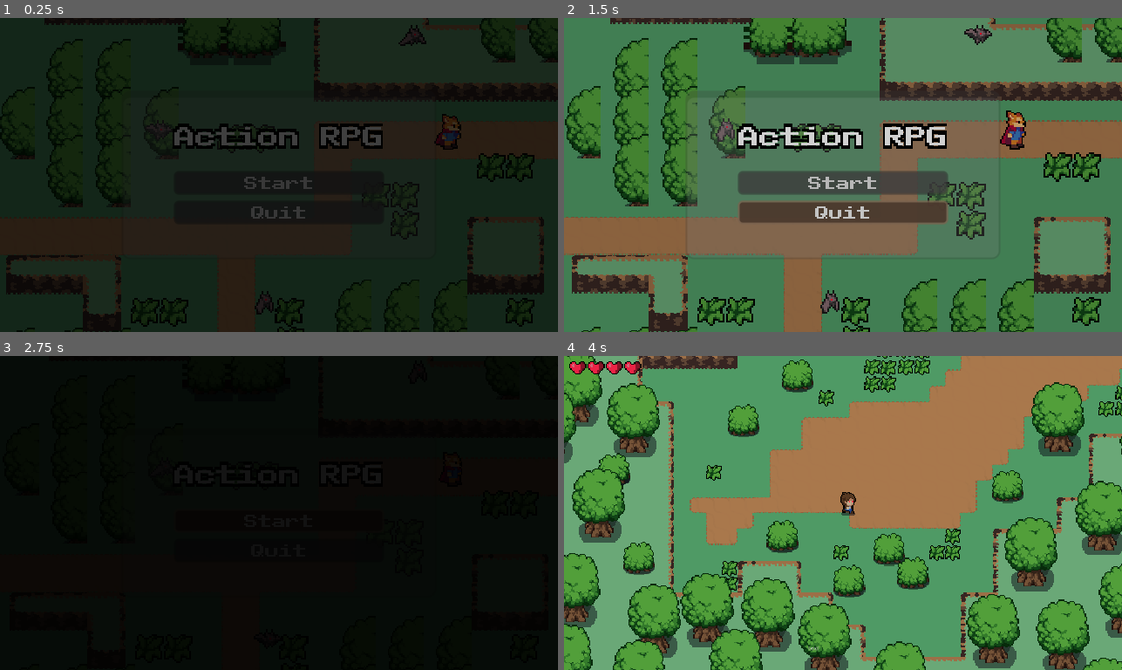
Above: before the commit, frames 1-4 (two rows, left to right).
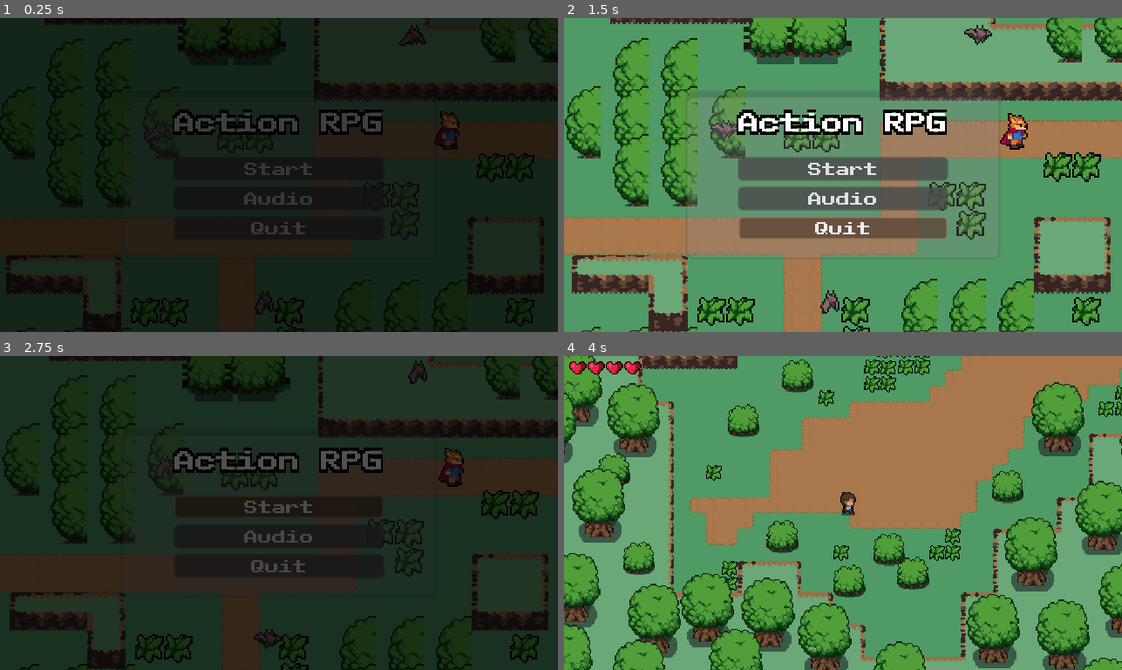
Above: after the commit, the same moments.

Repository: Zapzoop/pixelatedjam
Game: Godot game, scene res://UI/main_menu/MainMenu.tscn
The game is run twice, just before and just after one commit, with the same random seed, the same clock (stepped at 60 frames per second) and the same inputs. This scene is started directly instead of the project's main scene.
Inputs (mouse positions are in pixels of both pictures, inside the frame that each line leads up to):
- Up to frame 1 (0.25 s): no input
- Up to frame 2 (1.5 s): click (843, 196) at 0.5 s, where only the run after the commit has a clickable "Audio"; click (843, 218) at 1.25 s, where only the run after the commit has a clickable "Back"
- Up to frame 3 (2.75 s): click "Start" at 2 s
- Up to frame 4 (4 s): click "Start" at 2.75 s; move the mouse to (965, 497) at 3.52 s; hold Right (ui_right) from 3.53 s (still down); hold E (action) from 3.53 s (still down)

The runs differ from the first frame. In frame 1, 4.1% of the frame differs, in the area x 30-83%, y 29-69%; in frame 2, 82%, in the area x 0-100%, y 0-100%; in frame 3, 81%; in frame 4, nothing differs.

Commit message:
MainMenu Updated

Diff:
--- a/UI/Settings/AudioSetting.tscn
+++ /dev/null
@@ -1,66 +0,0 @@
-[gd_scene load_steps=3 format=2]
-
-[ext_resource path="res://UI/Settings/VolumeSlider.tscn" type="PackedScene" id=1]
-[ext_resource path="res://UI/Settings/audio_slider.gd" type="Script" id=2]
-
-[node name="AudioSetting" type="Control"]
-anchor_right = 1.0
-anchor_bottom = 1.0
-
-[node name="HBoxContainer" type="HBoxContainer" parent="."]
-anchor_left = 0.5
-anchor_top = 0.5
-anchor_right = 0.5
-anchor_bottom = 0.5
-margin_left = -104.5
-margin_top = -37.0
-margin_right = 104.5
-margin_bottom = 37.0
-
-[node name="LabelContainer" type="VBoxContainer" parent="HBoxContainer"]
-margin_right = 61.0
-margin_bottom = 74.0
-
-[node name="MusicLabel" type="Label" parent="HBoxContainer/LabelContainer"]
-margin_top = 10.0
-margin_right = 61.0
-margin_bottom = 24.0
-size_flags_vertical = 6
-text = "Music:"
-valign = 1
-
-[node name="SoundEffect" type="Label" parent="HBoxContainer/LabelContainer"]
-margin_top = 49.0
-margin_right = 61.0
-margin_bottom = 63.0
-size_flags_vertical = 6
-text = "Sound Fx:"
-valign = 1
-
-[node name="SliderContainer" type="VBoxContainer" parent="HBoxContainer"]
-margin_left = 65.0
-margin_right = 209.0
-margin_bottom = 74.0
-size_flags_horizontal = 3
-script = ExtResource( 2 )
-
-[node name="MusicSlider" parent="HBoxContainer/SliderContainer" instance=ExtResource( 1 )]
-margin_right = 144.0
-size_flags_vertical = 2
-
-[node name="SoundFxSlider" parent="HBoxContainer/SliderContainer" instance=ExtResource( 1 )]
-margin_top = 39.0
-margin_right = 144.0
-margin_bottom = 55.0
-size_flags_vertical = 2
-
-[node name="MusicAudio" type="AudioStreamPlayer" parent="."]
-autoplay = true
-bus = "Music"
-
-[node name="SoundFxAudio" type="AudioStreamPlayer" parent="."]
-autoplay = true
-bus = "SoundFx"
-
-[connection signal="value_changed" from="HBoxContainer/SliderContainer/MusicSlider" to="HBoxContainer/SliderContainer" method="_on_MusicSlider_value_changed"]
-[connection signal="value_changed" from="HBoxContainer/SliderContainer/SoundFxSlider" to="HBoxContainer/SliderContainer" method="_on_SoundFxSlider_value_changed"]
--- /dev/null
+++ b/UI/Settings/audio_setting.tscn
@@ -0,0 +1,46 @@
+[gd_scene load_steps=3 format=2]
+
+[ext_resource path="res://UI/Settings/VolumeSlider.tscn" type="PackedScene" id=2]
+[ext_resource path="res://UI/Settings/audio_slider.gd" type="Script" id=3]
+
+[node name="AudioSetting" type="HBoxContainer"]
+anchor_right = 1.0
+anchor_bottom = 1.0
+margin_right = -107.0
+margin_bottom = -107.0
+
+[node name="LabelContainer" type="VBoxContainer" parent="."]
+margin_right = 61.0
+margin_bottom = 73.0
+
+[node name="MusicLabel" type="Label" parent="LabelContainer"]
+margin_right = 61.0
+margin_bottom = 14.0
+text = "Music:"
+
+[node name="SoundEffect" type="Label" parent="LabelContainer"]
+margin_top = 38.0
+margin_right = 61.0
+margin_bottom = 52.0
+size_flags_vertical = 6
+text = "Sound Fx:"
+
+[node name="SliderContainer" type="VBoxContainer" parent="."]
+margin_left = 65.0
+margin_right = 213.0
+margin_bottom = 73.0
+size_flags_horizontal = 3
+script = ExtResource( 3 )
+
+[node name="MusicSlider" parent="SliderContainer" instance=ExtResource( 2 )]
+margin_right = 148.0
+size_flags_vertical = 2
+
+[node name="SoundFxSlider" parent="SliderContainer" instance=ExtResource( 2 )]
+margin_top = 38.0
+margin_right = 148.0
+margin_bottom = 54.0
+size_flags_vertical = 2
+
+[connection signal="value_changed" from="SliderContainer/MusicSlider" to="SliderContainer" method="_on_MusicSlider_value_changed"]
+[connection signal="value_changed" from="SliderContainer/SoundFxSlider" to="SliderContainer" method="_on_SoundFxSlider_value_changed"]
--- a/UI/main_menu/MainMenu.gd
+++ b/UI/main_menu/MainMenu.gd
@@ -2,8 +2,11 @@
 
 export(String, FILE) var main_scene_path
 onready var fader = get_node("%Fader")
+onready var menu_box = get_node("MainMenuUI/RootUI/Panel/MenuBoxContainer")
+onready var audio_box = get_node("MainMenuUI/RootUI/Panel/AudioBoxContainer")
 
 func _ready() -> void:
+	toggle_audio_option(false)
 	fader.fade_screen(false)
 
 func _on_play() -> void:
@@ -12,5 +15,15 @@
 func _on_quit() -> void:
 	fader.fade_screen(true, "quit", get_tree())
 
+func _on_audio_button_pressed():
+	toggle_audio_option(true)
+
+func _on_back_button_pressed():
+	toggle_audio_option(false)
+
 func _go_to_main_scene():
 	get_tree().change_scene(main_scene_path)
+
+func toggle_audio_option(value: bool) -> void:
+	audio_box.visible = value
+	menu_box.visible = not value
--- a/UI/main_menu/MainMenu.tscn
+++ b/UI/main_menu/MainMenu.tscn
@@ -12,6 +12,7 @@
 [ext_resource path="res://UI/main_menu/main_menu_theme.tres" type="Theme" id=10]
 [ext_resource path="res://UI/main_menu/Fader.tscn" type="PackedScene" id=11]
 [ext_resource path="res://Enemies/Bat.png" type="Texture" id=12]
+[ext_resource path="res://UI/Settings/audio_setting.tscn" type="PackedScene" id=14]
 
 [sub_resource type="OpenSimplexNoise" id=58]
 
@@ -639,6 +640,7 @@
 scale = Vector2( 1.25, 1.25 )
 frames = SubResource( 53 )
 animation = "idle"
+frame = 3
 playing = true
 
 [node name="Bat" type="AnimatedSprite" parent="."]
@@ -652,6 +654,7 @@
 position = Vector2( -97, -33 )
 scale = Vector2( 1.45, 1.4 )
 frames = SubResource( 64 )
+frame = 1
 speed_scale = 1.1
 playing = true
 
@@ -681,43 +684,80 @@
 margin_bottom = 48.0
 theme_type_variation = "PanelOverlay"
 
-[node name="CenterContainer" type="CenterContainer" parent="MainMenuUI/RootUI/Panel"]
+[node name="MenuBoxContainer" type="CenterContainer" parent="MainMenuUI/RootUI/Panel"]
 anchor_right = 1.0
 anchor_bottom = 1.0
 
-[node name="VBoxContainer" type="VBoxContainer" parent="MainMenuUI/RootUI/Panel/CenterContainer"]
+[node name="VBoxContainer" type="VBoxContainer" parent="MainMenuUI/RootUI/Panel/MenuBoxContainer"]
 margin_left = 25.0
-margin_top = 19.0
+margin_top = 11.0
 margin_right = 154.0
-margin_bottom = 76.0
+margin_bottom = 85.0
 custom_constants/separation = 15
 
-[node name="Title" type="Label" parent="MainMenuUI/RootUI/Panel/CenterContainer/VBoxContainer"]
+[node name="Title" type="Label" parent="MainMenuUI/RootUI/Panel/MenuBoxContainer/VBoxContainer"]
 margin_right = 129.0
 margin_bottom = 12.0
 theme_type_variation = "Title"
 text = "Action RPG"
 
-[node name="Buttons" type="VBoxContainer" parent="MainMenuUI/RootUI/Panel/CenterContainer/VBoxContainer"]
+[node name="Buttons" type="VBoxContainer" parent="MainMenuUI/RootUI/Panel/MenuBoxContainer/VBoxContainer"]
 margin_top = 27.0
 margin_right = 129.0
-margin_bottom = 57.0
+margin_bottom = 74.0
 custom_constants/separation = 4
 
-[node name="Start" type="Button" parent="MainMenuUI/RootUI/Panel/CenterContainer/VBoxContainer/Buttons"]
+[node name="Start" type="Button" parent="MainMenuUI/RootUI/Panel/MenuBoxContainer/VBoxContainer/Buttons"]
 margin_right = 129.0
 margin_bottom = 13.0
 rect_min_size = Vector2( 0, 13 )
 text = "Start"
 
-[node name="Quit" type="Button" parent="MainMenuUI/RootUI/Panel/CenterContainer/VBoxContainer/Buttons"]
+[node name="Audio" type="Button" parent="MainMenuUI/RootUI/Panel/MenuBoxContainer/VBoxContainer/Buttons"]
 margin_top = 17.0
 margin_right = 129.0
 margin_bottom = 30.0
 rect_min_size = Vector2( 0, 13 )
+text = "Audio"
+
+[node name="Quit" type="Button" parent="MainMenuUI/RootUI/Panel/MenuBoxContainer/VBoxContainer/Buttons"]
+margin_top = 34.0
+margin_right = 129.0
+margin_bottom = 47.0
+rect_min_size = Vector2( 0, 13 )
 text = "Quit"
 
+[node name="AudioBoxContainer" type="CenterContainer" parent="MainMenuUI/RootUI/Panel"]
+visible = false
+anchor_right = 1.0
+anchor_bottom = 1.0
+
+[node name="VBoxContainer" type="VBoxContainer" parent="MainMenuUI/RootUI/Panel/AudioBoxContainer"]
+margin_left = 44.0
+margin_top = 16.0
+margin_right = 136.0
+margin_bottom = 80.0
+custom_constants/separation = 15
+
+[node name="AudioSetting" parent="MainMenuUI/RootUI/Panel/AudioBoxContainer/VBoxContainer" instance=ExtResource( 14 )]
+anchor_right = 0.0
+anchor_bottom = 0.0
+margin_right = 92.0
+margin_bottom = 36.0
+
+[node name="Back" type="Button" parent="MainMenuUI/RootUI/Panel/AudioBoxContainer/VBoxContainer"]
+margin_top = 51.0
+margin_right = 92.0
+margin_bottom = 64.0
+rect_min_size = Vector2( 0, 13 )
+text = "Back"
+
 [node name="Fader" parent="MainMenuUI" instance=ExtResource( 11 )]
 
-[connection signal="pressed" from="MainMenuUI/RootUI/Panel/CenterContainer/VBoxContainer/Buttons/Start" to="." method="_on_play"]
-[connection signal="pressed" from="MainMenuUI/RootUI/Panel/CenterContainer/VBoxContainer/Buttons/Quit" to="." method="_on_quit"]
+[node name="AudioStreamPlayer" type="AudioStreamPlayer" parent="."]
+bus = "Music"
+
+[connection signal="pressed" from="MainMenuUI/RootUI/Panel/MenuBoxContainer/VBoxContainer/Buttons/Start" to="." method="_on_play"]
+[connection signal="pressed" from="MainMenuUI/RootUI/Panel/MenuBoxContainer/VBoxContainer/Buttons/Audio" to="." method="_on_audio_button_pressed"]
+[connection signal="pressed" from="MainMenuUI/RootUI/Panel/MenuBoxContainer/VBoxContainer/Buttons/Quit" to="." method="_on_quit"]
+[connection signal="pressed" from="MainMenuUI/RootUI/Panel/AudioBoxContainer/VBoxContainer/Back" to="." method="_on_back_button_pressed"]
Not shown: 1 places in UI/main_menu/MainMenu.tscn that only renumber resources
